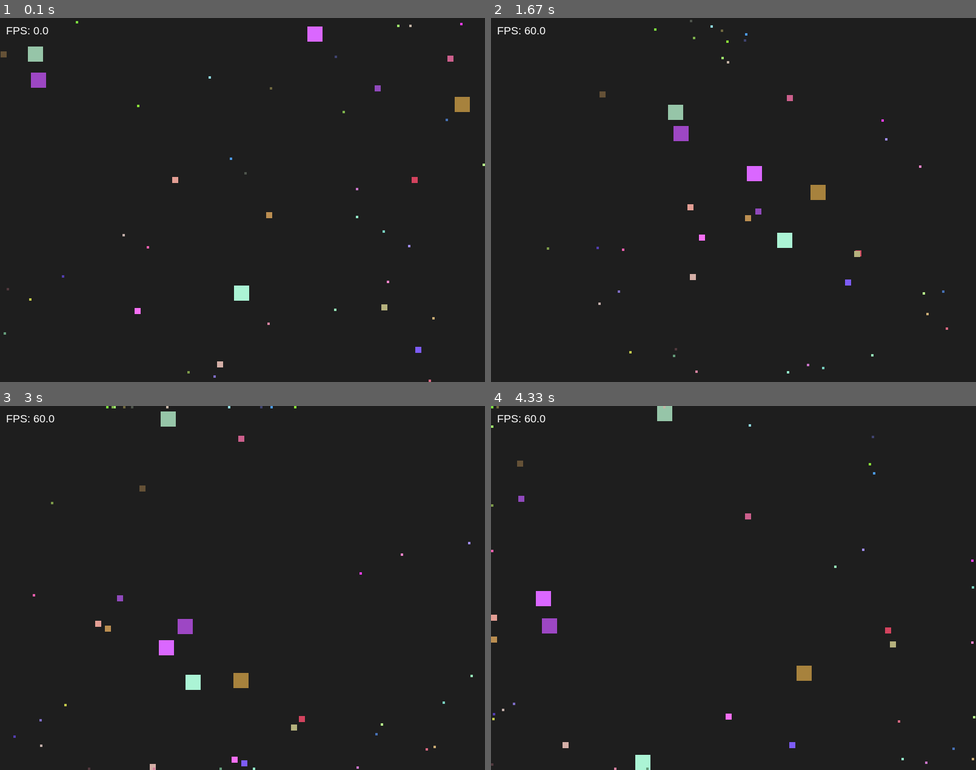
Above: before the commit, frames 1-4 (two rows, left to right).
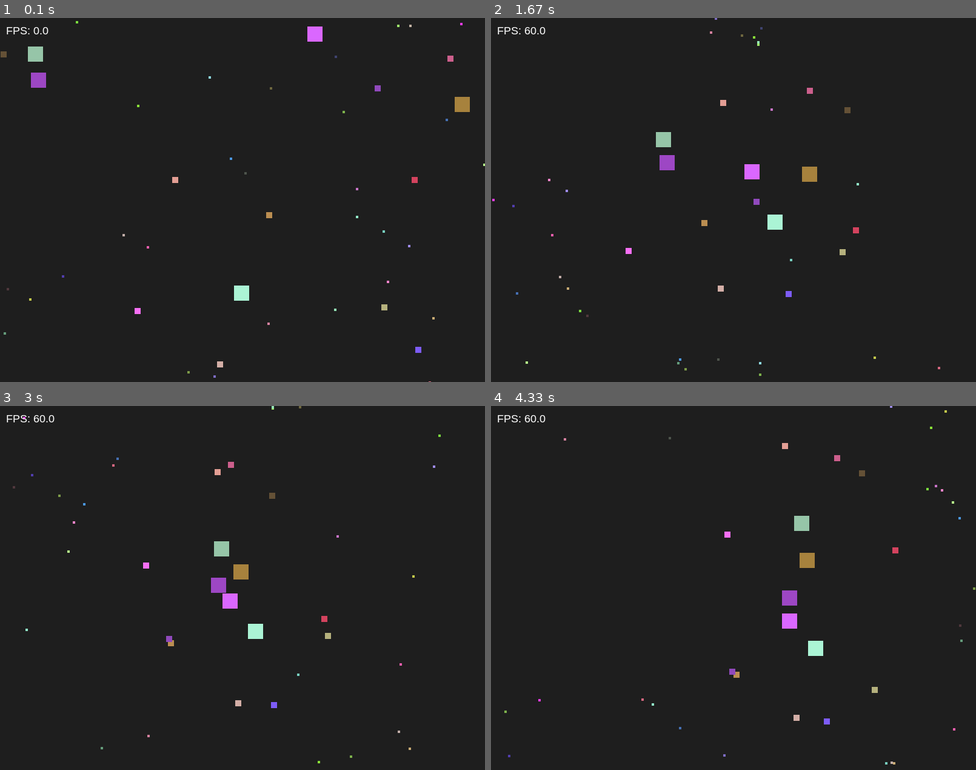
Above: after the commit, the same moments.

Repository: eliotjerusalmi/lab8-pygame
Game: pygame game, started from main.py
Two runs of this game, one before a commit and one after it. Both use one fixed random seed, a clock stepped at 60 frames per second and the inputs below.
Inputs:
- Up to frame 1 (0.1 s): no input
- Up to frame 2 (1.67 s): no input
- Up to frame 3 (3 s): no input
- Up to frame 4 (4.33 s): no input

The runs differ from the first frame. In frame 1, less than 0.1% of the frame differs, in the area x 88-100%, y 40-100%; in frame 2, 1.7%; in frame 3, 1.9%; in frame 4, 1.9%, in the area x 0-100%, y 0-100%.

Commit message:
exam: q3 - screen wrapping

Diff:
--- a/main.py
+++ b/main.py
@@ -7,7 +7,7 @@
 # Window settings
 WIDTH, HEIGHT = 800, 600
 SCREEN = pygame.display.set_mode((WIDTH, HEIGHT))
-pygame.display.set_caption("Lab 8 - Moving Squares")
+pygame.display.set_caption("Lab - Moving Squares (Wrapping)")
 
 CLOCK = pygame.time.Clock()
 FPS = 60
@@ -59,19 +59,17 @@
         self.x += self.vx * delta_time
         self.y += self.vy * delta_time
 
-        if self.x <= 0:
-            self.x = 0
-            self.vx *= -1
-        elif self.x + self.size >= WIDTH:
-            self.x = WIDTH - self.size
-            self.vx *= -1
-
-        if self.y <= 0:
-            self.y = 0
-            self.vy *= -1
-        elif self.y + self.size >= HEIGHT:
-            self.y = HEIGHT - self.size
-            self.vy *= -1
+
+        if self.x > WIDTH:
+            self.x = -self.size
+        elif self.x + self.size < 0:
+            self.x = WIDTH
+
+
+        if self.y > HEIGHT:
+            self.y = -self.size
+        elif self.y + self.size < 0:
+            self.y = HEIGHT
 
     def draw(self, surface):
         pygame.draw.rect(
@@ -109,9 +107,7 @@
                         flee_x += away_x * strength
                         flee_y += away_y * strength
 
-            flee_length = vector_length(flee_x, flee_y)
-
-            if flee_length > 0:
+            if vector_length(flee_x, flee_y) > 0:
                 flee_x, flee_y = normalize_vector(flee_x, flee_y)
 
                 random_angle = random.uniform(0, 2 * math.pi)
@@ -121,9 +117,7 @@
                 final_x = flee_x + rand_x * RANDOM_DIRECTION_STRENGTH
                 final_y = flee_y + rand_y * RANDOM_DIRECTION_STRENGTH
 
-                final_length = vector_length(final_x, final_y)
-
-                if final_length > 0:
+                if vector_length(final_x, final_y) > 0:
                     final_x, final_y = normalize_vector(final_x, final_y)
 
                     square.vx = final_x * square.speed
@@ -136,10 +130,8 @@
 
 def normalize_vector(x, y):
     length = vector_length(x, y)
-
     if length == 0:
         return 0, 0
-
     return x / length, y / length
 
 
@@ -168,9 +160,7 @@
                     chase_x += toward_x * strength
                     chase_y += toward_y * strength
 
-        chase_length = vector_length(chase_x, chase_y)
-
-        if chase_length > 0:
+        if vector_length(chase_x, chase_y) > 0:
             chase_x, chase_y = normalize_vector(chase_x, chase_y)
 
             square.vx = chase_x * square.speed
@@ -217,7 +207,6 @@
         if current_time - last_direction_change >= DIRECTION_CHANGE_INTERVAL:
             for square in squares:
                 square.set_random_direction()
-
             last_direction_change = current_time
 
         handle_chasing(squares)
@@ -226,14 +215,13 @@
         for square in squares:
             square.move(delta_time)
 
+        # Same size respawn
         new_squares = []
-
         for square in squares:
             if square.is_expired(current_time):
                 new_squares.append(Square(square.size))
             else:
                 new_squares.append(square)
-
         squares = new_squares
 
         SCREEN.fill(BACKGROUND_COLOR)
